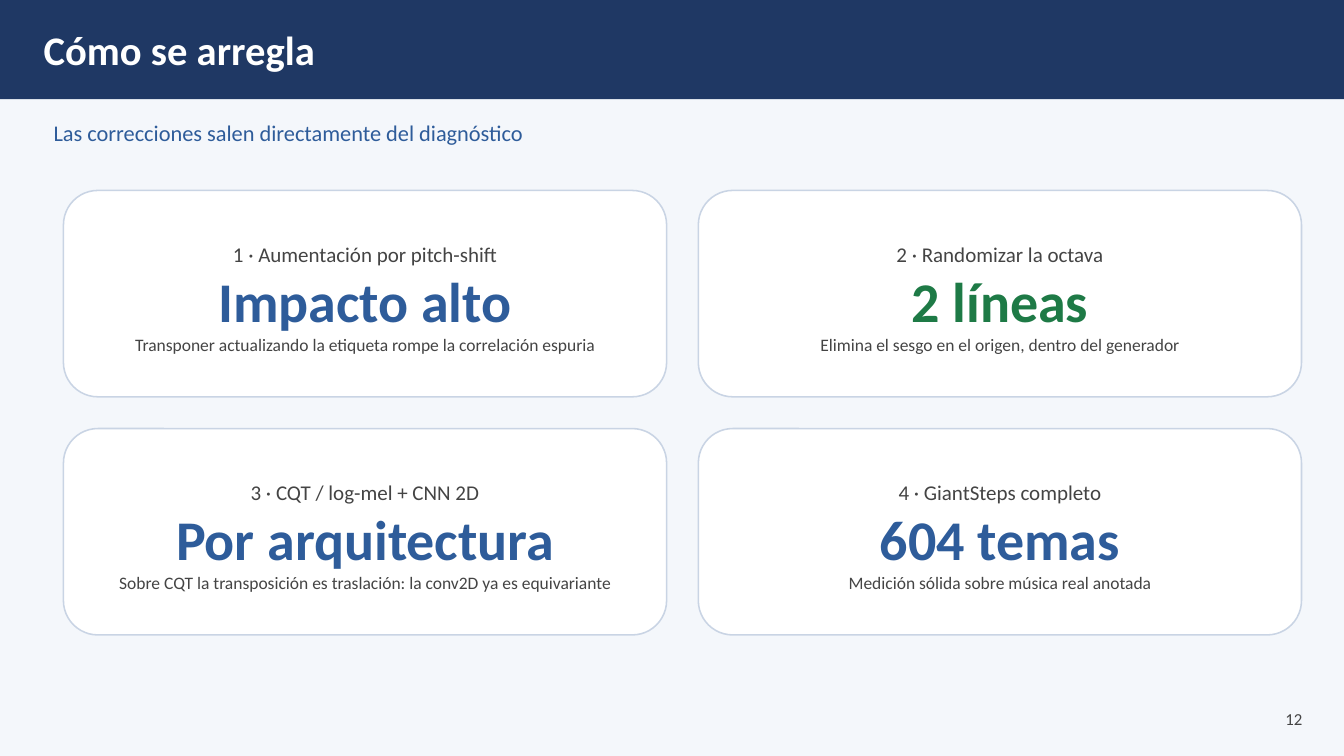
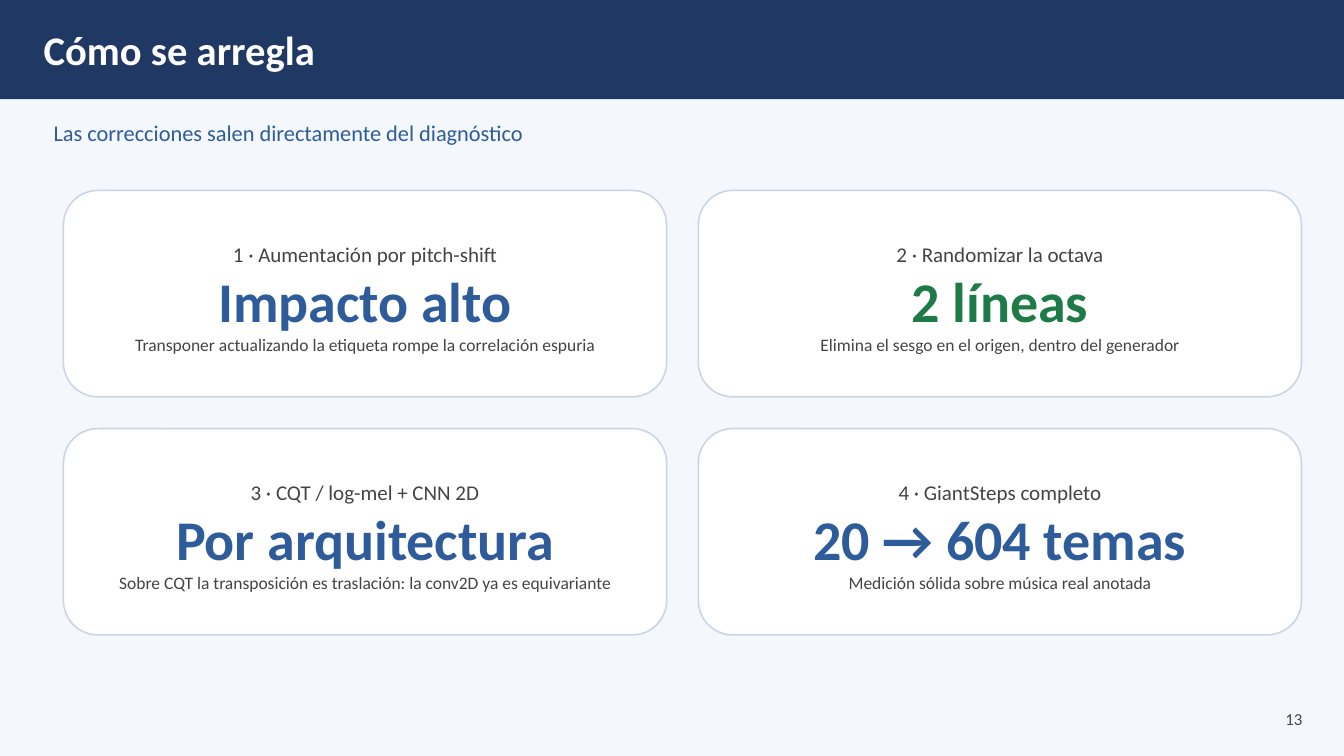
Before and after one commit to vmdanguise/master-of-the-harmonica, a slide deck: slide 13 of presentacion/presentacion.pptx (slide 12 before the commit). Drawn at 1344x756 pixels with LibreOffice and Linux fonts; fonts in the diff are those of the drawing. Boxes give left, top, right and bottom in pixels: in the first picture for what was removed or moved away, otherwise in the second. Text is boxed around its words. In the diff, an @@ line names an element or a change of style, - is before the commit and + after.

Commit message:
Agrega evaluacion GiantSteps (20 temas, corrida Colab) a README, informe y presentacion
- Resultados por tema en experimentos/resultados/giantsteps.csv y .json: CNN 2/20 (MIREX 0,13), K-S 9/20 (MIREX 0,59 recalculado; el notebook imprime 0,54 por argumentos invertidos)
- Informe: nueva seccion 7.1 GiantSteps, audios de control aclarados como generados, Pappo con valores de Colab (A maj, 0,245), entornos local y Colab separados; PDF regenerado
- Presentacion: slide nueva de GiantSteps y fila en la tabla de resultados
- run_experimentos.py: mirex(verdad, prediccion) en el orden correcto

```diff
--- a/presentacion/presentacion.pptx
+++ b/presentacion/presentacion.pptx
@@ text in rounded rectangle at (814, 521, 1186, 561): text changed @@
-604 temas
+20 → 604 temas
@@ text at (1285, 714, 1302, 725): text changed @@
-12
+13
```
Also in this commit, not shown: 5 other slides changed, 1 slide added, 7 other files.
